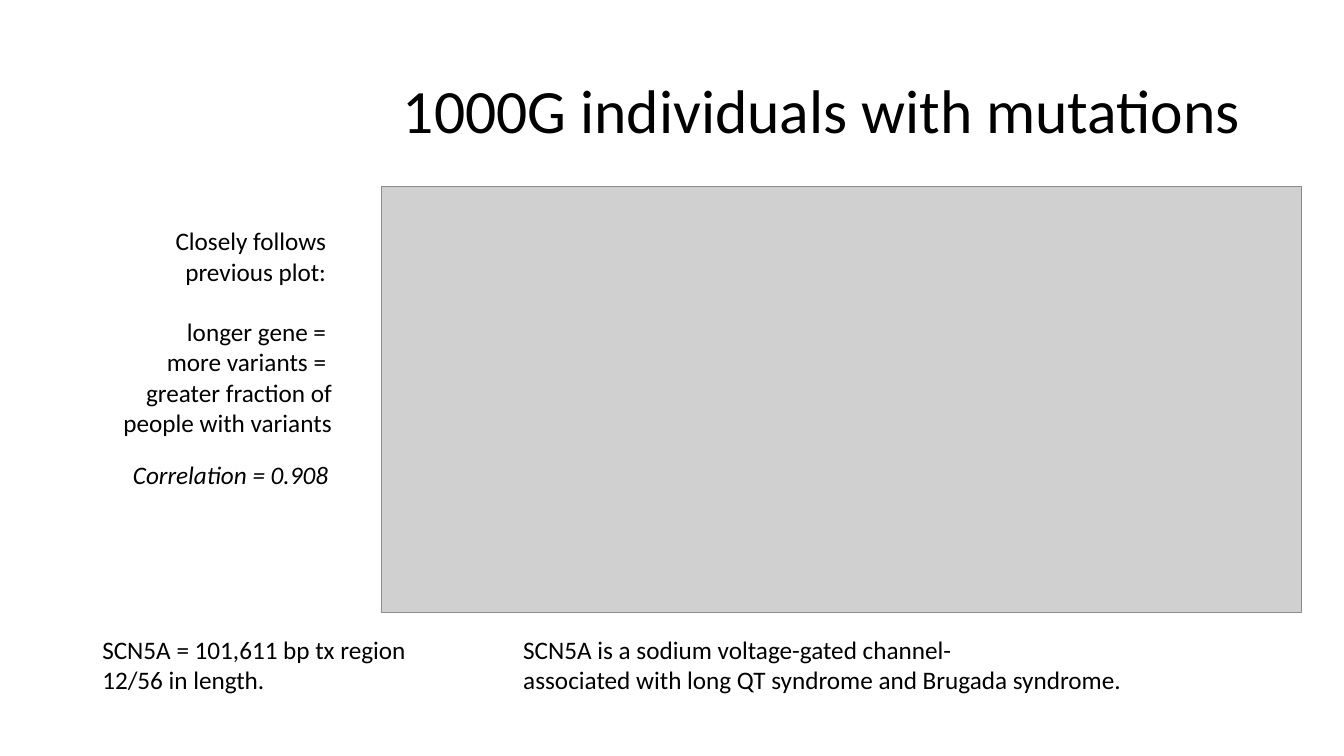
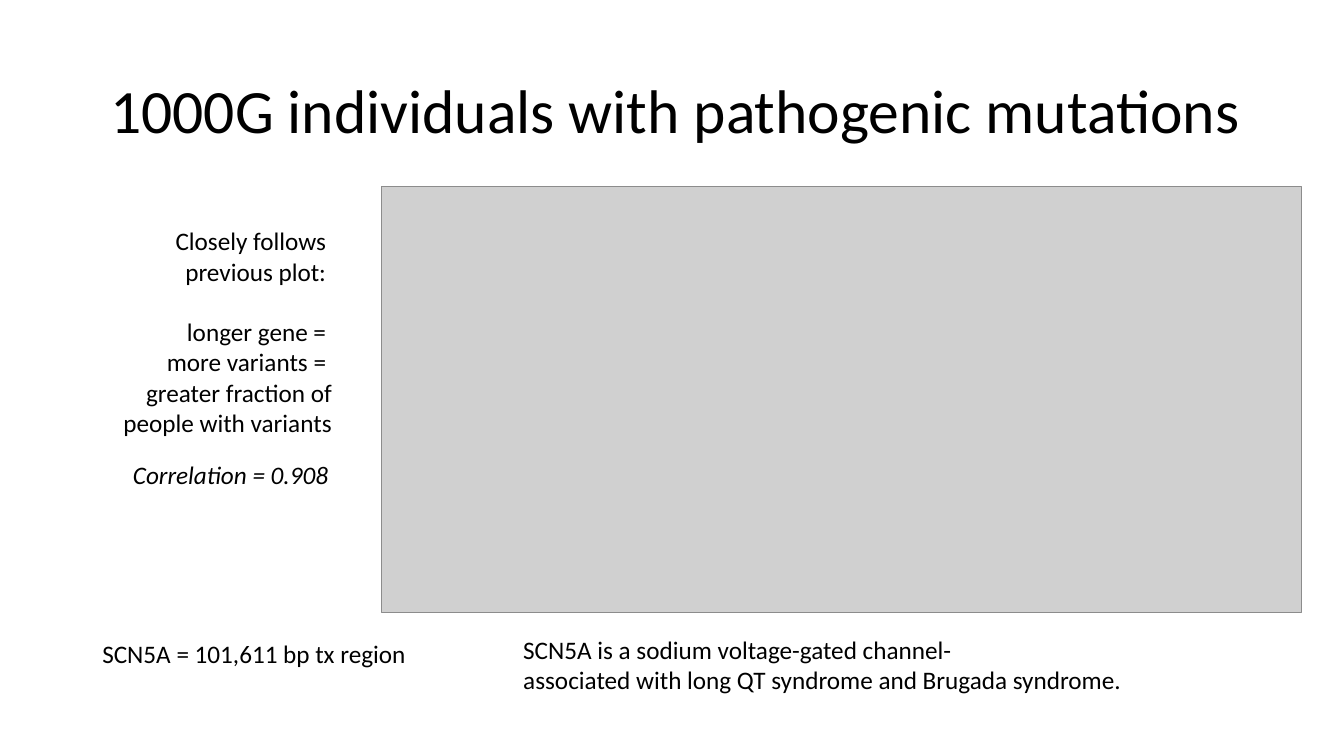
Before and after one commit to dfan/HST-2016, a slide deck: slide 15 of week_6/For_Zak.pptx. Drawn at 1344x756 pixels with LibreOffice and Linux fonts; fonts in the diff are those of the drawing; grey boxes stand for pictures. Boxes give left, top, right and bottom in pixels: in the first picture for what was removed or moved away, otherwise in the second. Text is boxed around its words. In the diff, an @@ line names an element or a change of style, - is before the commit and + after.

```diff
--- a/week_6/For_Zak.pptx
+++ b/week_6/For_Zak.pptx
@@ title at (110,90,1240,144): text changed @@
-1000G individuals with mutations
+1000G individuals with pathogenic mutations
@@ text at (102,645,405,668): text changed @@
-SCN5A = 101,611 bp tx region
-12/56 in length.
+SCN5A = 101,611 bp tx region
```
Also in this commit, not shown: 16 other slides changed, 2 slides added, 2 slides removed, 20 other files.
